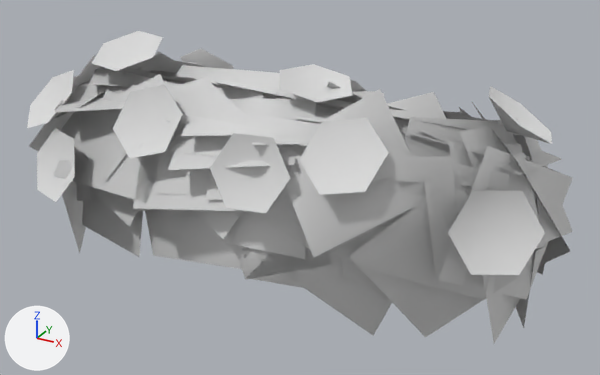
A saved change to the glTF model public/glb/stylized_nature_pack/Bush_Small_Flowers.glb.
The view is the same before and after, from a 50 mm camera at (1.316, -2.251, 1.254) aimed at (0.074, 0.008, 0.125). Every picture has the same lights, and +X, +Y and +Z are marked at lower left. Where no turn or scale is listed for an object, it has been applied to the vertices.

The first picture shows 'Bush_Small_Flowers'.
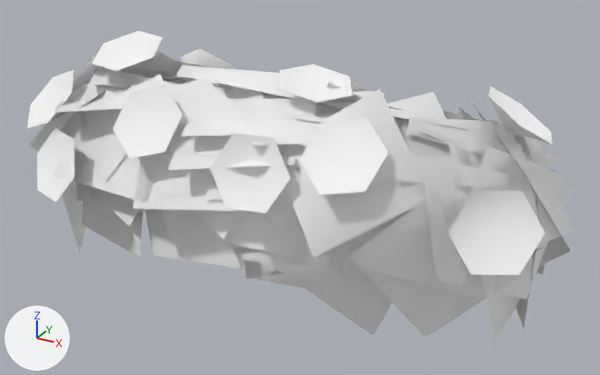
Where the newer file only moved an object's origin or applied its transform, the numbers keep the older frame.

What the commit changed:
Material 'Bush_Leaves' (mat_bush_leaves) changes colour from white #e7e7e7 to white #ffffff; in linear values from (0.8, 0.8, 0.8) to (1.0, 1.0, 1.0).
In material 'Bush_Leaves' (mat_bush_leaves), metallic goes from 0.4 to 1.0.
Material 'Flowers' (mat_flowers) changes colour from white #e7e7e7 to white #ffffff; in linear values from (0.8, 0.8, 0.8) to (1.0, 1.0, 1.0).
In material 'Flowers' (mat_flowers), metallic goes from 0.4 to 1.0.

Boxes (x1, y1, x2, y2) around the edits, measured in the pictures (600 x 375 px):
'Bush_Small_Flowers', recoloured, surface changed
    both: (27, 31, 573, 343)
